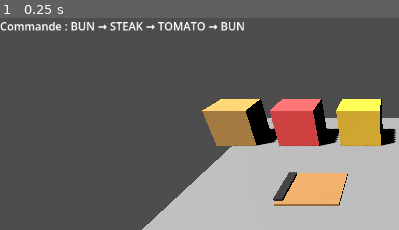
Above: before the commit, frame 1.
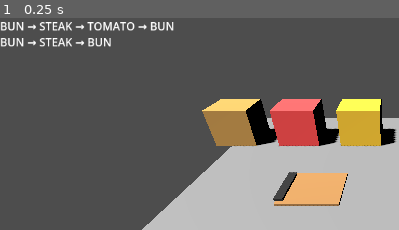
Above: after the commit, the same moment.

Repository: arthur-mdn/Godot-Burger-Maker
Game: Godot game, scene res://Scenes/main.tscn
Two runs of this game, one before a commit and one after it. Both use one fixed random seed, a clock stepped at 60 frames per second and the inputs below.
Inputs:
- Up to frame 1 (0.25 s): no input
The pictures show only the part of the screen within x 0-50%, y 0-50%; the shares and areas given below are measured in that part.

The runs differ from the first frame. In frame 1, 2.2% of the frame differs, in the area x 0-62%, y 1-14%.

Commit message:
Change label to RichLabel to color validated command

Diff:
--- a/Scenes/main.tscn
+++ b/Scenes/main.tscn
@@ -76,8 +76,10 @@
 
 [node name="CanvasLayer" type="CanvasLayer" parent="." unique_id=1434321409]
 
-[node name="OrderLabel" type="Label" parent="CanvasLayer" unique_id=1849290514]
-offset_right = 40.0
+[node name="OrderLabel" type="RichTextLabel" parent="CanvasLayer" unique_id=1089954104]
+offset_right = 54.0
 offset_bottom = 23.0
 text = "ORDER"
-horizontal_alignment = 1
+fit_content = true
+scroll_active = false
+autowrap_mode = 0
--- a/Scripts/order_manager.gd
+++ b/Scripts/order_manager.gd
@@ -1,61 +1,87 @@
 extends Node
 
-var current_order = null
-@export var order_label: Label
+var orders = []
+@export var order_label: RichTextLabel
 
 func generate_order():
-	var orders = [
+	var pool = [
 		[0, 1, 0],
 		[0, 1, 2, 0],
 		[0, 1, 3, 0],
 	]
 
-	current_order = orders.pick_random()
+	var new_order = pool.pick_random()
+	orders.append(new_order)
 
-	var text = "Commande : " + readable_order_text()
+	update_ui()
 
-	print(text)
-
-	if order_label:
-		order_label.text = text
-
-
-func readable_order():
+func readable_order_text():
 	var names = ["BUN", "STEAK", "CHEESE", "TOMATO", "SALAD", "ONION"]
 
-	var result: Array[String] = []
-	for i in current_order:
-		result.append(names[i])
-
-	return result
-
-
-func readable_order_text():
-	var parts = readable_order()
 	var text = ""
 
-	for i in range(parts.size()):
-		text += parts[i]
-		if i < parts.size() - 1:
-			text += " → "
+	for order in orders:
+		for i in range(order.size()):
+			text += names[order[i]]
+			if i < order.size() - 1:
+				text += " → "
+
+		text += "\n"
 
 	return text
 
+func update_ui(highlight_index := -1, color := Color.WHITE):
+	var names = ["BUN", "STEAK", "CHEESE", "TOMATO", "SALAD", "ONION"]
+
+	var text = ""
+
+	for idx in range(orders.size()):
+		var order = orders[idx]
+
+		var line = ""
+		for i in range(order.size()):
+			line += names[order[i]]
+			if i < order.size() - 1:
+				line += " → "
+
+		# 🎯 appliquer couleur UNIQUEMENT sur la ligne concernée
+		if idx == highlight_index:
+			line = "[color=" + color.to_html() + "]" + line + "[/color]"
+
+		text += line + "\n"
+
+	order_label.clear()
+	order_label.append_text(text)
 
 func validate(item):
-	if item.stack == current_order:
-		print("SUCCESS")
-		order_label.modulate = Color.GREEN
-	else:
-		print("FAIL")
-		order_label.modulate = Color.RED
+	for i in range(orders.size()):
+		if item.stack == orders[i]:
+			print("SUCCESS")
+
+			# 🟢 highlight uniquement la bonne ligne
+			update_ui(i, Color.GREEN)
+
+			await get_tree().create_timer(0.5).timeout
+
+			orders.remove_at(i)
+
+			generate_order()
+			update_ui()
+			return
+
+	print("FAIL")
+
+	# 🔴 tout rouge (optionnel)
+	order_label.modulate = Color.RED
 
 	await get_tree().create_timer(1).timeout
+
 	order_label.modulate = Color.WHITE
-
-	generate_order()
+	update_ui()
 
 
 func _ready():
 	print("OrderManager OK")
+
 	generate_order()
+	generate_order()
